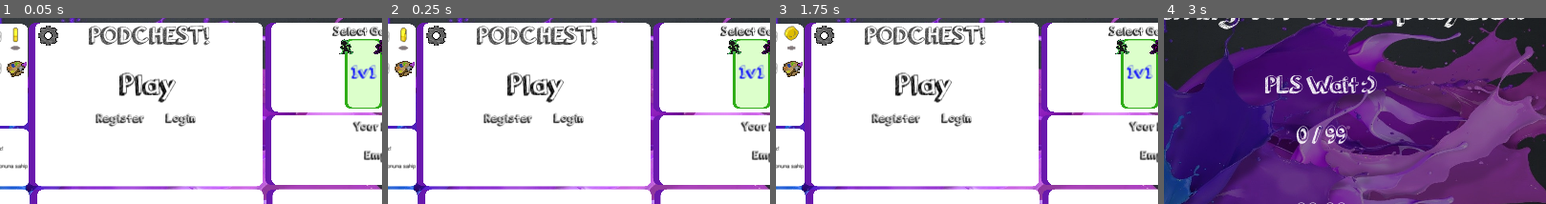
Above: before the commit, frames 1-4 (left to right).
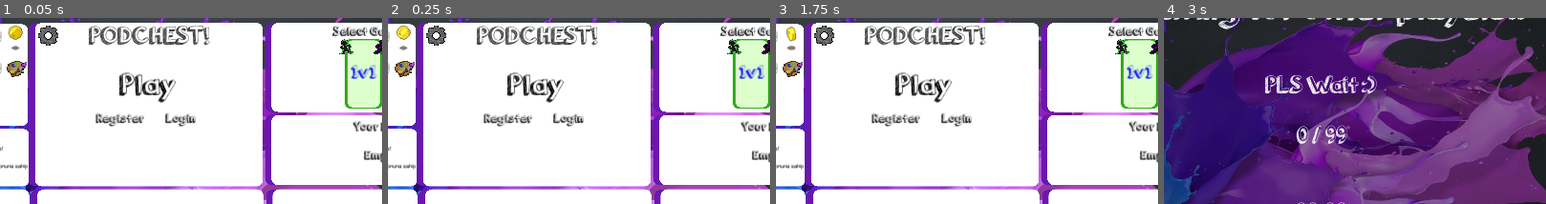
Above: after the commit, the same moments.

Repository: Ludermis/Podchest
Game: Godot game, scene res://Prefabs/Scenes/MainScene.tscn
Two runs of this game, one before a commit and one after it. Both use one fixed random seed, a clock stepped at 60 frames per second and the inputs below.
Inputs (mouse positions are % of the whole screen's width and height, from its top left):
- Up to frame 1 (0.05 s): no input
- Up to frame 2 (0.25 s): no input
- Up to frame 3 (1.75 s): click "Play" at 0.5 s; click "Main Menu" at 1.25 s
- Up to frame 4 (3 s): click "Play" at 2 s; tap Enter at 2.75 s; move the mouse to (72, 45) at 2.77 s; hold D (right) from 2.78 s (still down); click (72, 45) at 2.85 s
The pictures show only the part of the screen within x 30-80%, y 12-62%; the shares and areas given below are measured in that part.

The runs differ from the first frame. In frame 1, 0.3% of the frame differs, in the area x 2-6%, y 4-18%; in frame 2, 0.2%; in frame 3, 0.2%; in frame 4, nothing differs.

Commit message:
Lynext
Villager first skin

Diff:
--- a/Prefabs/Scenes/CollectionScene.tscn
+++ b/Prefabs/Scenes/CollectionScene.tscn
@@ -89,6 +89,27 @@
 margin_right = -4.0
 margin_bottom = -4.0
 
+[node name="LeftBox" type="VBoxContainer" parent="TabContainer/Skins"]
+margin_left = -4.0
+margin_top = -8.0
+margin_right = 316.0
+margin_bottom = 874.0
+rect_min_size = Vector2( 320, 882 )
+__meta__ = {
+"_edit_use_anchors_": false
+}
+
+[node name="ItemList" type="HBoxContainer" parent="TabContainer/Skins"]
+margin_left = 316.0
+margin_top = -8.0
+margin_right = 1916.0
+margin_bottom = 120.0
+rect_min_size = Vector2( 1600, 128 )
+custom_constants/separation = 128
+__meta__ = {
+"_edit_use_anchors_": false
+}
+
 [node name="CancelButton" type="Button" parent="."]
 margin_top = 856.0
 margin_right = 285.0
--- a/Prefabs/Scenes/MainScene.tscn
+++ b/Prefabs/Scenes/MainScene.tscn
@@ -367,7 +367,6 @@
 texture = ExtResource( 6 )
 expand = true
 __meta__ = {
-"_edit_lock_": true,
 "_edit_use_anchors_": false
 }
 
@@ -422,7 +421,7 @@
 position = Vector2( 411.598, 34.8854 )
 scale = Vector2( 2, 2 )
 frames = SubResource( 12 )
-frame = 7
+frame = 3
 playing = true
 
 [node name="APSprite" type="AnimatedSprite" parent="AccountPanel"]
--- a/Scripts/Scenes/CollectionScene.gd
+++ b/Scripts/Scenes/CollectionScene.gd
@@ -8,3 +8,11 @@
 		node.texture = load("res://Sprites/UI/Characters/" + i + ".png")
 		node.get_node("Label").text = i
 		$"TabContainer/Characters/ItemList".add_child(node)
+	for i in Vars.accountInfo["ownedCharacters"]:
+		if	Vars.accountInfo["ownedSkins"].has(i):
+			for j in Vars.accountInfo["ownedSkins"][i]:
+				var node = preload("res://Prefabs/UI/CharacterRect.tscn").instance()
+				node.name = j
+				node.texture = load("res://Sprites/UI/Characters/" + j + ".png")
+				node.get_node("Label").text = j
+				$"TabContainer/Skins/ItemList".add_child(node)
--- a/Scripts/Scenes/WaitingScene.gd
+++ b/Scripts/Scenes/WaitingScene.gd
@@ -14,6 +14,8 @@
 remote func playerCountUpdated (count, mx):
 	$Players.text = str(count) + " / " + str(mx)
 
+remote func gameStarted ():
+	get_tree().change_scene("res://Prefabs/Scenes/GameScene.tscn")
 
 func _on_CancelButton_pressed():
 	rpc_id(1,"leaveRoom",Client.selfPeerID)
Not shown: 4 places in Prefabs/Scenes/CharacterSelectionScene.tscn that only renumber resources
Binary file added: Sprites/Characters/villagernaut.png
Not shown, added: Sprites/Characters/villagernaut.png.import
Binary file changed: Sprites/UI/Characters/Villager.png
Binary file added: Sprites/UI/Characters/Villagernaut.png
Not shown, added: Sprites/UI/Characters/Villagernaut.png.import
